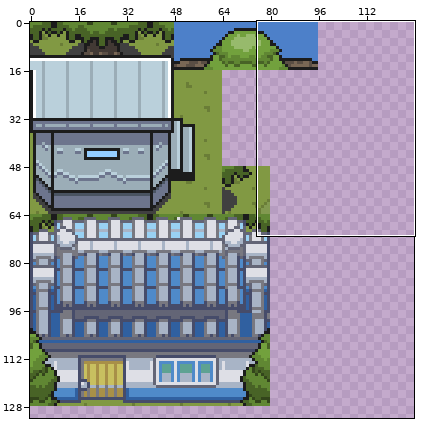
Pixel-art file, stored at porytiles/islandgame_lumine_rocky_path/tileset.aseprite. Above: a wide view before the commit, with the close-up outlined.
Close-up. Earlier state:
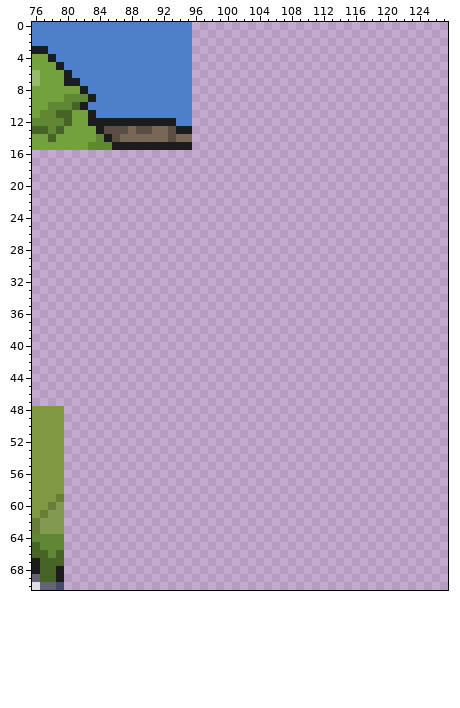
128x160 pixels, 1 frame. Shown: x 76..127, y 0..70. The wide view leaves out empty margins.
The same view after the edit:
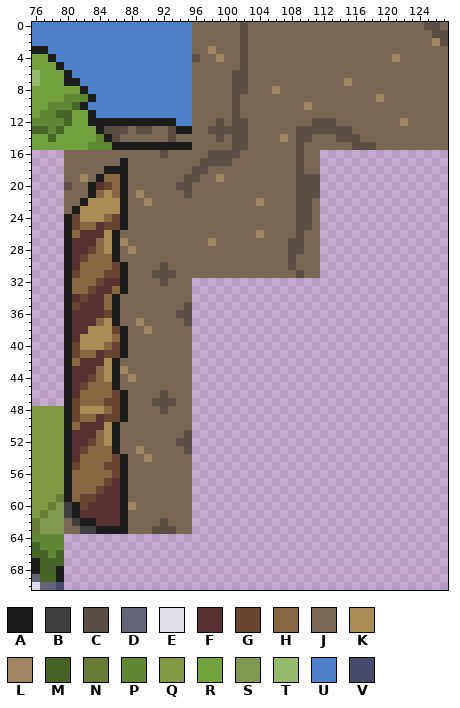
Palette (. is transparent): A #1c1c1c  B #404040  C #5a4e44  D #636576  E #dedfe6  F #573232  G #664632  H #856741  J #796755  K #ab8c55  L #a08662  M #486326  N #6a7d37  P #608733  Q #819943  R #72a13d  S #829950  T #97ba6c  U #4d80c9  V #464c6a
The exact change:
--- layers "middle", "bottom"
@@ x 76..127 @@
- 0 UUUUUUUUUUUUUUUUUUUU................................
- 1 UUUUUUUUUUUUUUUUUUUU................................
- 2 UUUUUUUUUUUUUUUUUUUU................................
- 3 AAUUUUUUUUUUUUUUUUUU................................
- 4 RRAUUUUUUUUUUUUUUUUU................................
- 5 RRRAUUUUUUUUUUUUUUUU................................
- 6 TRRRAUUUUUUUUUUUUUUU................................
- 7 TRRRAAUUUUUUUUUUUUUU................................
- 8 RRRRRRAUUUUUUUUUUUUU................................
- 9 RRRRPPPAUUUUUUUUUUUU................................
-10 RRPPPMAUUUUUUUUUUUUU................................
-11 RPPMMRRAUUUUUUUUUUUU................................
-12 PPPPMRRAAAAAAAAAAAUU................................
-13 MMPMRRRRACCCJCCJJCAA................................
-14 RRMRRRRRPACJJJJJJCJJ................................
-15 RRRRRRRPPPAAAAAAAAAA................................
-16 ....................................................
-17 ....................................................
-18 ....................................................
-19 ....................................................
-20 ....................................................
-21 ....................................................
-22 ....................................................
-23 ....................................................
-24 ....................................................
-25 ....................................................
-26 ....................................................
-27 ....................................................
-28 ....................................................
-29 ....................................................
-30 ....................................................
-31 ....................................................
-32 ....................................................
-33 ....................................................
-34 ....................................................
-35 ....................................................
-36 ....................................................
-37 ....................................................
-38 ....................................................
-39 ....................................................
-40 ....................................................
-41 ....................................................
-42 ....................................................
-43 ....................................................
-44 ....................................................
-45 ....................................................
-46 ....................................................
-47 ....................................................
-48 QQQQ................................................
-49 QQQQ................................................
-50 QQQQ................................................
-51 QQQQ................................................
-52 QQQQ................................................
-53 QQQQ................................................
-54 QQQQ................................................
-55 QQQQ................................................
-56 QQQQ................................................
-57 QQQQ................................................
-58 QQQQ................................................
-59 QQQN................................................
-60 QQNS................................................
-61 QNSS................................................
-62 NSSS................................................
-63 NSSS................................................
+ 0 UUUUUUUUUUUUUUUUUUUUJJJJJJCJJJJJJJJJJJJJJJJJJJJJJCCJ
+ 1 UUUUUUUUUUUUUUUUUUUUJJJJJJCJJJJJJJJJJJJJJJJJJJJJJJCC
+ 2 UUUUUUUUUUUUUUUUUUUUJJJJJJCJJJJJJJJJJJJJJJJJJJJJJJLC
+ 3 AAUUUUUUUUUUUUUUUUUUJJLJJJCJJJJJJJJJJJJJJJJJJJJJJJJJ
+ 4 RRAUUUUUUUUUUUUUUUUUCJJLJJCJJJJJJJJJJJJJJJJJJLJJJJJJ
+ 5 RRRAUUUUUUUUUUUUUUUUJJJJJJCJJJJJJJJJJJJJJJJJJJJJJJJJ
+ 6 TRRRAUUUUUUUUUUUUUUUJJJJJCCJJJJJJJJJJJJJJJJJJJJJJJJJ
+ 7 TRRRAAUUUUUUUUUUUUUUJJJJJCCJJJJJJJJJJJJLJJJJJJJJJJJJ
+ 8 RRRRRRAUUUUUUUUUUUUUJJJJJCCJJJLJJJJJJJJJJJJJJJJJJJJJ
+ 9 RRRRPPPAUUUUUUUUUUUUJJJJJCJJJJJJJJJJJJJJJJJLJJJJJJJJ
+10 RRPPPMAUUUUUUUUUUUUUJJJJJCJJJJJJJJLJJJJJJJJJJJJJJJJJ
+11 RPPMMRRAUUUUUUUUUUUUJJJJJCJJJJJJJJJJJJJJJJJJJJJJJJJJ
+12 PPPPMRRAAAAAAAAAAAUUJJJCJCCJJJJJJJJCCCJJJJJJJJLJJJJJ
+13 MMPMRRRRACCCJCCJJCAAJJCCCCCJJJJJJCCCCCCCJJJJJJJJJJJJ
+14 RRMRRRRRPACJJJJJJCJJJJJCJCCJJJJLJCCJJJCCCJJJJJJJJJJJ
+15 RRRRRRRPPPAAAAAAAAAAJJJJJCCJJJJJJCJJJJJJCCCJJJJJJJJJ
+16 ....JJJJJJJJJJJJCJJJJJCCCCJJJJJJJCJJ................
+17 ....JJJJJJJAJJJJJJJJJCCCCJJJJJJJJCJJ................
+18 ....JJJJJAAAJJJJJJJJCCJJJJJJJJJJJCJJ................
+19 ....JJLJAHHAJJJJJJJCCJJLJJJJJJJJJCCC................
+20 ....CJJAFGHAJJJJJJCCJJJJJJJJJJJJJCCC................
+21 ....JJJAHKHAJLJJJJJCJJJJJJJJJJJJJCCC................
+22 ....JJAKKKKAJJLJJJJJJJJJJJJJLJJJJCCJ................
+23 ....JAKKKKKAJJJJJJJJJJJJJJJJJJJJJCCJ................
+24 ....AGKKKHGAJJJJJJJJJJJJJJJJJJJJJCCJ................
+25 ....AGHHFGGAJJJJJJJJJJJJJJJJJJJJJCCJ................
+26 ....AHFFFKAJJJJJJJJJJJJJJJJJLJJJJCJJ................
+27 ....AFFFHKALJJJJJJJJJJLJJJJJJJJJCCJJ................
+28 ....AFFGHKAJLJJJJJJJJJJJJJJJJJJJCCJJ................
+29 ....AFGHHHAJJJJJJJJJJJJJJJJJJJJJCJJJ................
+30 ....AFHHHHGAJJJJCJJJJJJJJJJJJJJJCJJJ................
+31 ....AGHHHGGAJJJCCCJJJJJJJJJJJJJJJCJJ................
+32 ....AHHHGFFAJJJJCJJJ................................
+33 ....AHHGFFHAJJJJJJJJ................................
+34 ....AFGFFHAJJJJJJJJJ................................
+35 ....AGFFFHAJJJJJJJJC................................
+36 ....AFFFFGAJJJJJJJCC................................
+37 ....AFFFHKAJJLJJJJJC................................
+38 ....AFFKKKGAJJLJJJJJ................................
+39 ....AFKKKKHAJJJJJJJJ................................
+40 ....AGKKKHGAJJJJJJJJ................................
+41 ....AGHHFGGAJJJJJJJJ................................
+42 ....AHFFFKAJJJJJJJJJ................................
+43 ....AFFFHKALJJJJJJJJ................................
+44 ....AFFGHKAJLJJJJJJJ................................
+45 ....AFGHHHAJJJJJJJJJ................................
+46 ....AFHHHHGAJJJJCJJJ................................
+47 ....AGHHHGGAJJJCCCJJ................................
+48 QQQQAGKKKHGAJJJJCJJJ................................
+49 QQQQAGHHFGGAJJJJJJJJ................................
+50 QQQQAHFFFKAJJJJJJJJJ................................
+51 QQQQAFFFHKAJJJJJJJJC................................
+52 QQQQAFFGHKAJJJJJJJCC................................
+53 QQQQAFGHHHAJJLJJJJJC................................
+54 QQQQAFHHHHGAJJLJJJJJ................................
+55 QQQQAGHHHGGAJJJJJJJJ................................
+56 QQQQAHHHHHGAJJJJJJJJ................................
+57 QQQQAHHHHGFAJJJJJJJJ................................
+58 QQQQAHHHGFFAJJJJJJJJ................................
+59 QQQNAHGGFFFAJJJJJJJJ................................
+60 QQNSBAGFFFFALJJJJJJJ................................
+61 QNSSBAFFFFFAJJJJJJJJ................................
+62 NSSSJBAAFFFAJJJJCJJJ................................
+63 NSSSJJBBAAAAJJJCCCJJ................................
 64 PPPP................................................
Boxes around the changes in both close-ups, in picture pixels (x1, y1, x2, y2):
added: (64, 22, 448, 534)
